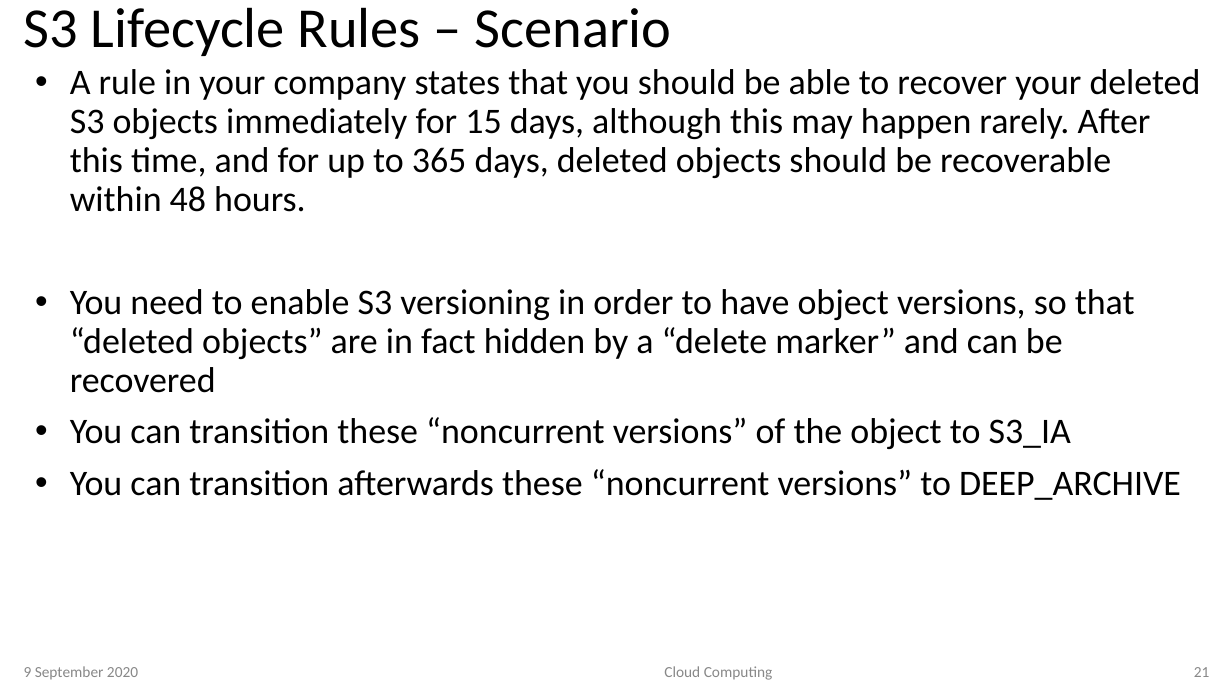
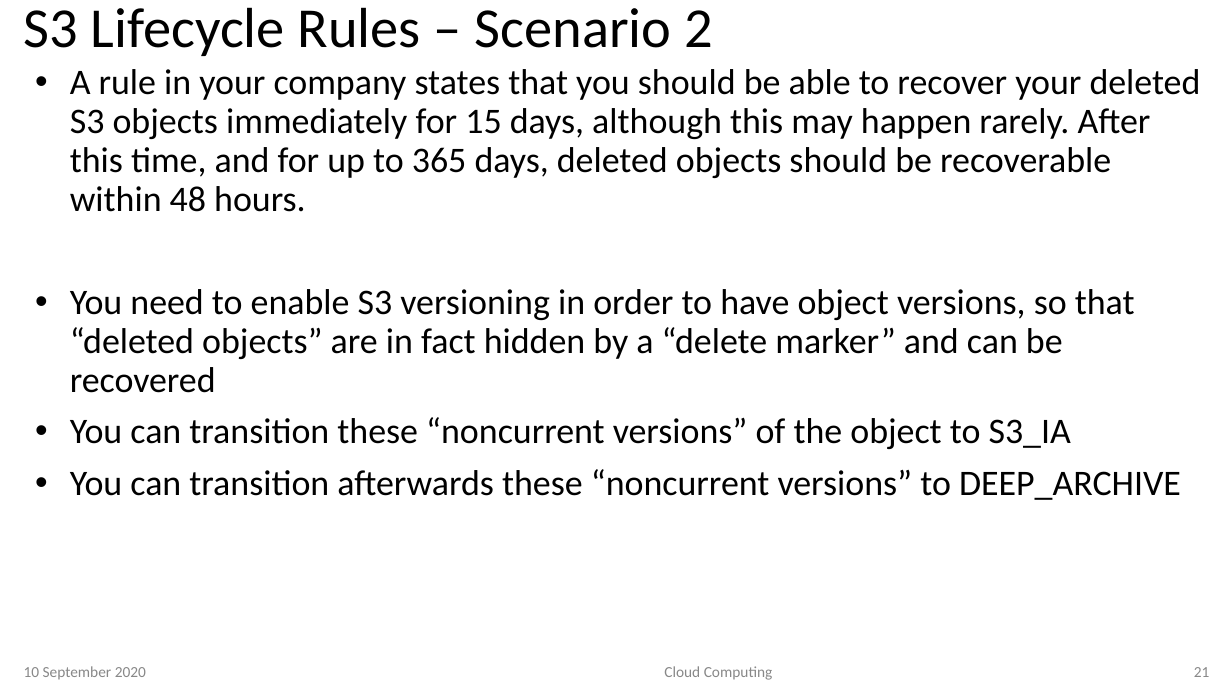
Before and after one commit to atingupta2005/Docker-Kubernetes-AWS-LnT-Aug-2020, a slide deck: slide 21 of Training Material/AWS/4-Cloud Storage with AWS.pptx. Drawn at 1232x693 pixels with LibreOffice and Linux fonts; fonts in the diff are those of the drawing. Boxes give left, top, right and bottom in pixels: in the first picture for what was removed or moved away, otherwise in the second. Text is boxed around its words. In the diff, an @@ line names an element or a change of style, - is before the commit and + after.

```diff
--- a/Training Material/AWS/4-Cloud Storage with AWS.pptx
+++ b/Training Material/AWS/4-Cloud Storage with AWS.pptx
@@ title at [24,7,713,56]: text changed @@
-S3 Lifecycle Rules – Scenario
+S3 Lifecycle Rules – Scenario 2
@@ text at [24,666,146,679]: text changed @@
-9 September 2020
+10 September 2020
```
Also in this commit, not shown: 38 other slides changed, 3 other files.
